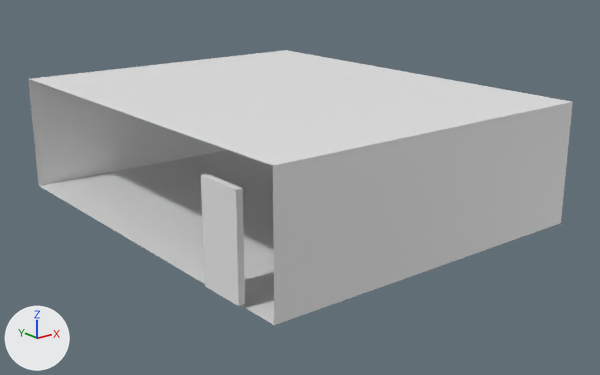
Renders of the FBX model Assets/Art/classroom_01.fbx from each side of a commit.
Camera for both pictures: a 50 mm lens placed at (-11.49, -15.04, 6.31), pointed at (0.18, -0.45, 0.47). The axes (+X, +Y, +Z) are drawn at lower left. The lights are the same throughout. Where no turn or scale is listed for an object, it has been applied to the vertices.

Script lines for the objects in view, before the commit:
```python
me_classroom_01_ncl1_1 = bpy.data.meshes.new('classroom_01_ncl1_1')
me_classroom_01_ncl1_1.from_pydata(...)  # 40 vertices, 24 faces, 4 loose edges; spans x -4.13..4.29, y -5.0..5.0, z 0.0..2.75
ob_classroom_01 = bpy.data.objects.new('classroom_01', me_classroom_01_ncl1_1)
ob_classroom_01.location = (0.0, 0.0, 0.0)
```
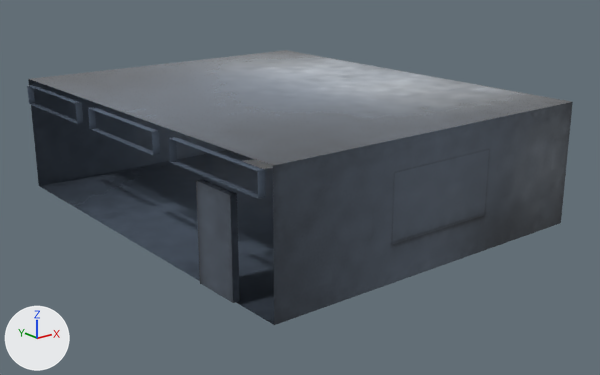
Where the change shows, as pixel boxes [x1, y1, x2, y2] in the pictures (600 x 375 px):
'classroom_01', reshaped: before [28, 50, 573, 325]; after [27, 50, 573, 325]
part 1 of me_classroom_01_ncl1_1, built on: before [201, 174, 245, 306]; after [27, 85, 266, 303]
part 2 of me_classroom_01_ncl1_1, recoloured: [28, 50, 573, 325] in both

What the commit changed:
Picture 'classroom_01_c.png' (img_classroom_01_c_png) is new.
Material 'classroom_walls_sh_01' (mat_classroom_walls_sh_01) is new.
Its texture is img_classroom_01_c_png.
Its roughness is 0.0.
me_classroom_01_ncl1_1 is used by ob_classroom_01; location (0.0, 0.0, 0.0).
me_classroom_01_ncl1_1 had 40 vertices, 24 faces, 4 loose edges and spanned x -4.13..4.29, y -5.0..5.0, z 0.0..2.75.
me_classroom_01_ncl1_1 now has 103 vertices, 66 faces, 7 loose edges and spans x -4.15..4.29, y -5.0..5.0, z 0.0..2.75.
Part 1, on me_classroom_01_ncl1_1:
4 vertices in x -4.13..-4.0, y -4.16..-3.08, z 2.18 move by (0.0, 0.17, -0.14).
4 vertices in x -4.13..-4.0, y -4.16..-3.08, z 0.07 move by (0.0, 0.17, 0.0).
12 vertices are added at x -4.15, y -4.8..4.71, z 2.19..2.64.
12 new vertices lie (0.15, 0.0, 0.0) away from vertices in x -4.15, y -4.8..4.71, z 2.19..2.64.
3 loose edges are added.
12 new faces join them.
me_classroom_01_ncl1_1 part 2: 21 faces spanning x -4.13..4.29, y -5.0..5.0, z 0.0..2.75 switch from no material to mat_classroom_walls_sh_01 (picture img_classroom_01_c_png).
